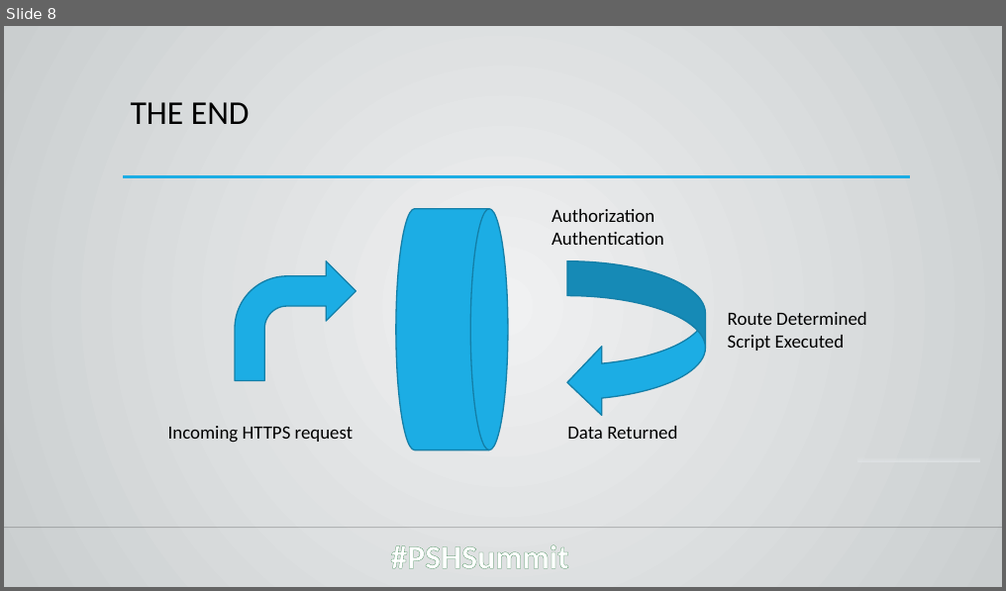
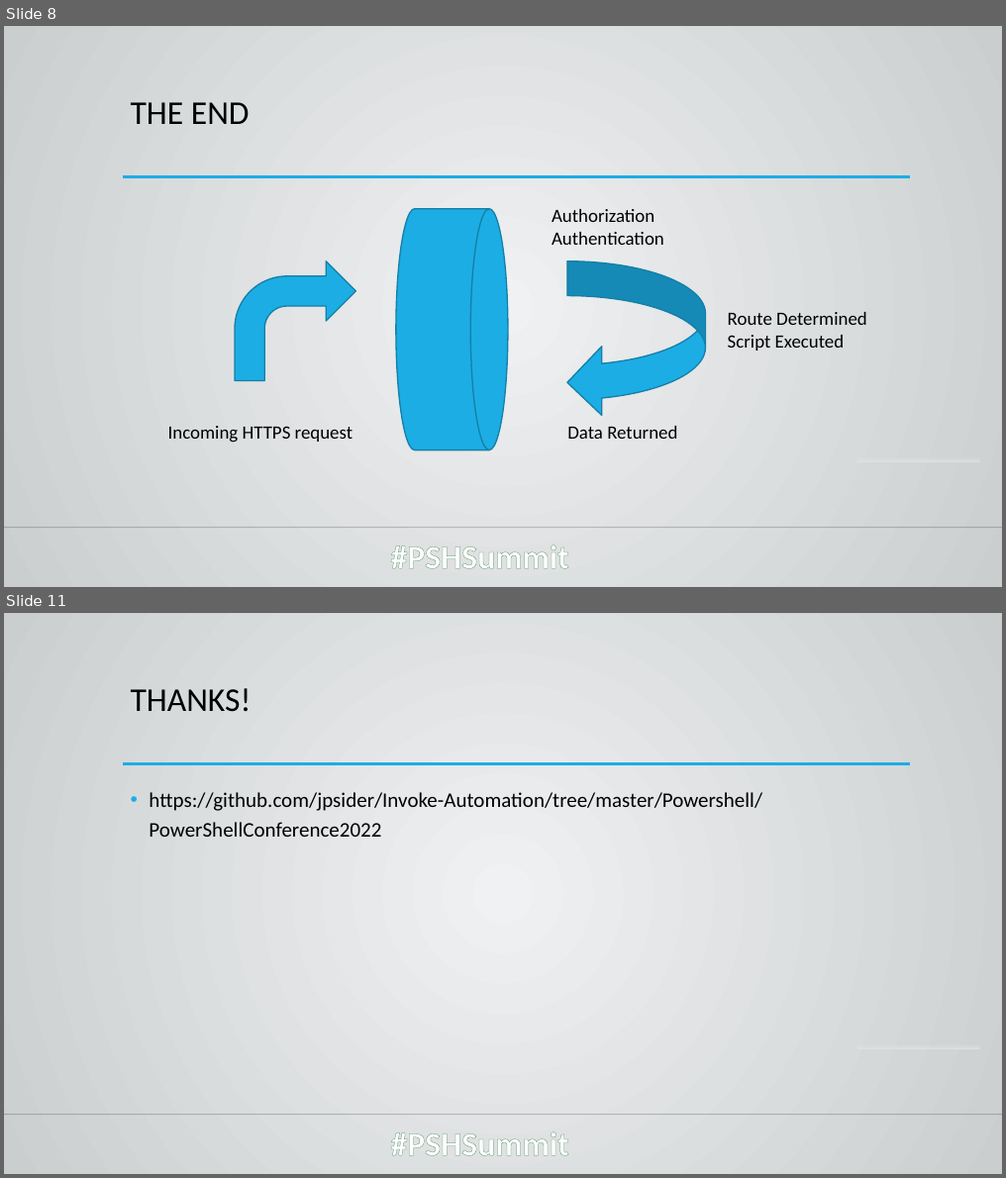
Before and after one commit to jpsider/Invoke-Automation, a slide deck: Powershell/PowerShellConference2022/Sider_PSConf_2022.pptx. Shown one above the other, each under a label of ours: slide 8 before the commit, slides 8 and 11 after it; the slides between them are not shown. The pictures are 1006x591 and 1006x1178 pixels, drawn with LibreOffice and Linux fonts; fonts in the diff are those of the drawing; background and template pictures are left out. Boxes give left, top, right and bottom in pixels: in the first picture for what was removed or moved away, otherwise in the second. Text is boxed around its words. In the diff, an @@ line names an element or a change of style, - is before the commit and + after.

Commit message:
updated deck

```diff
--- a/Powershell/PowerShellConference2022/Sider_PSConf_2022.pptx
+++ b/Powershell/PowerShellConference2022/Sider_PSConf_2022.pptx
@@ slide 11 added at (4,613,1002,1174), background gradient #F0F2F3 to #CACED0; not listed: 4 template elements that a slide beside it also shows @@
@@ title added at (131,688,252,712), 32 pt, text #000000 @@
+THANKS!
@@ text added at (149,792,762,837), 20 pt, text #000000 @@
+• https://github.com/jpsider/Invoke-Automation/tree/master/Powershell/PowerShellConference2022
```
Also in this commit, not shown: 2 other slides added, 1 slide removed.
